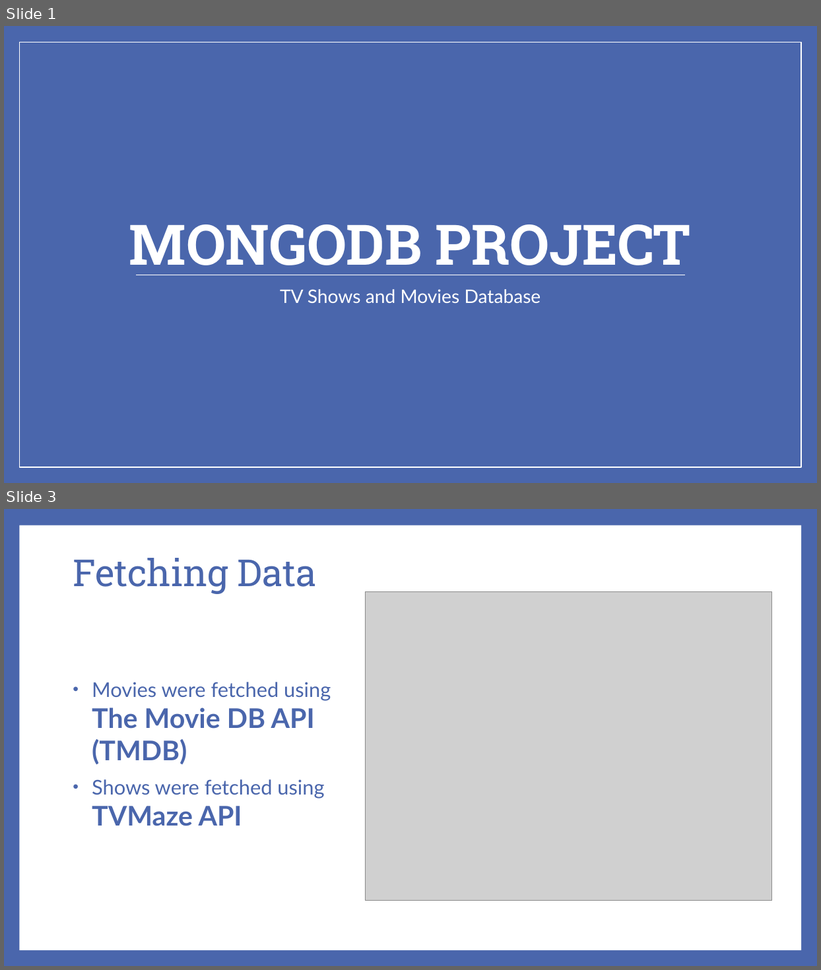
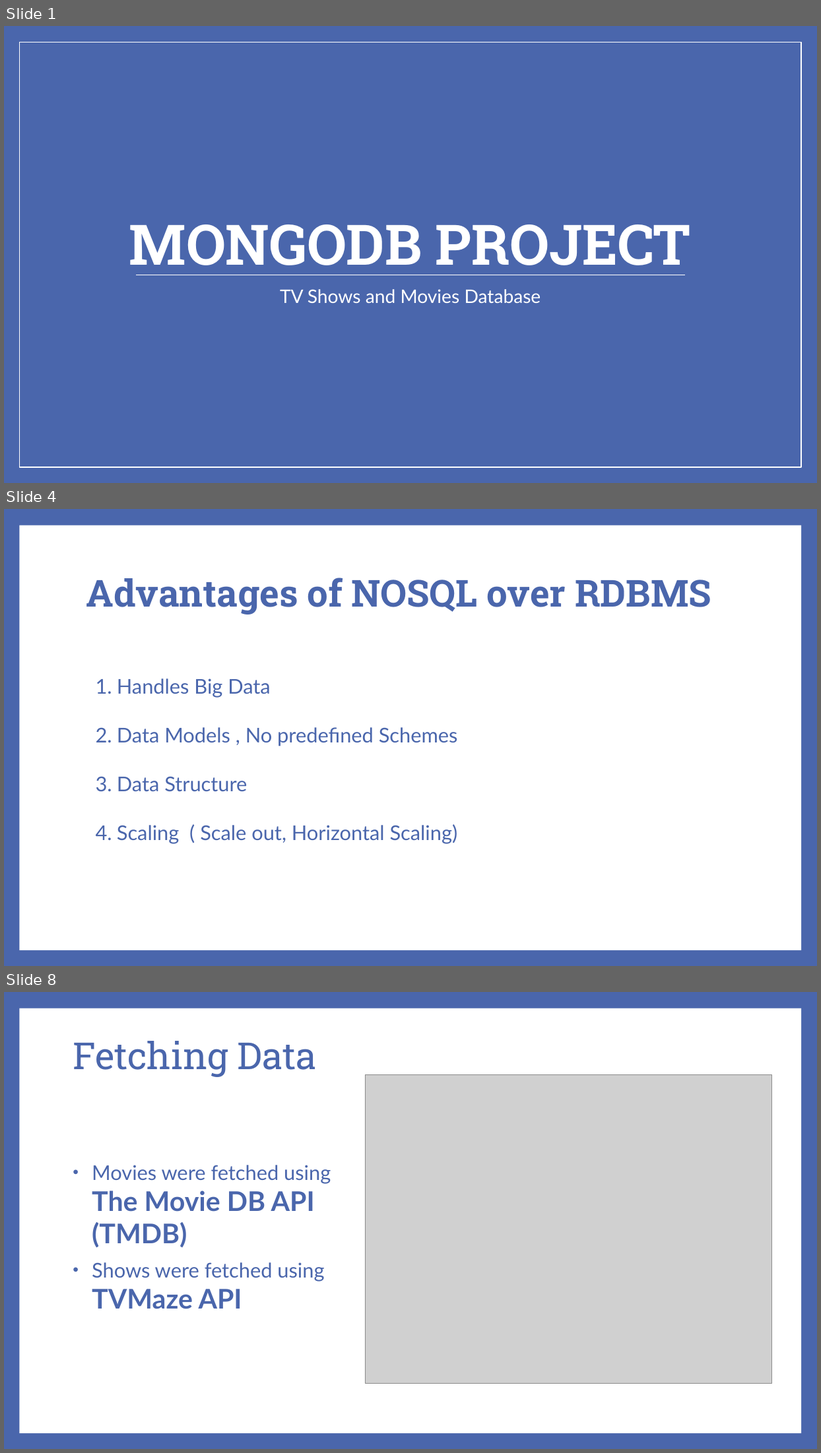
Before and after one commit to abedafnan/MonogoDB-Project, a slide deck: MongoDB Project.pptx. Shown one above the other, each under a label of ours: slides 1 and 3 before the commit, slides 1, 4 and 8 after it; the slides between them are not shown. The pictures are 821x970 and 821x1453 pixels, drawn with LibreOffice and Linux fonts; fonts in the diff are those of the drawing; grey boxes stand for pictures. Boxes give left, top, right and bottom in pixels: in the first picture for what was removed or moved away, otherwise in the second. Text is boxed around its words. In the diff, an @@ line names an element or a change of style, - is before the commit and + after.

```diff
--- a/MongoDB Project.pptx
+++ b/MongoDB Project.pptx
@@ slide 4 added at (x1=4, y1=509, x2=817, y2=966), background #4A66AC; not listed: 1 template element that a slide beside it also shows @@
@@ title added at (x1=86, y1=578, x2=712, y2=615), 44 pt, text #4A66AC, bold @@
+Advantages of NOSQL over RDBMS
@@ text added at (x1=117, y1=679, x2=458, y2=844), 24 pt, text #4A66AC @@
+1. Handles Big Data
+2. Data Models , No predefined Schemes
+3. Data Structure
+4. Scaling ( Scale out, Horizontal Scaling)
@@ what was slide 3 is now slide 8 @@
```
Also in this commit, not shown: 1 slide changed, 5 other slides added, 1 slide removed.
